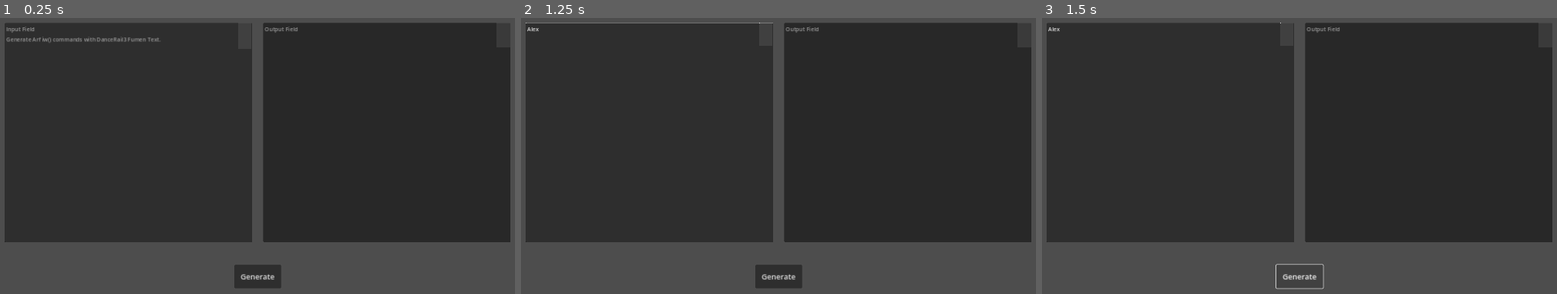
Above: before the commit, frames 1-3 (left to right).
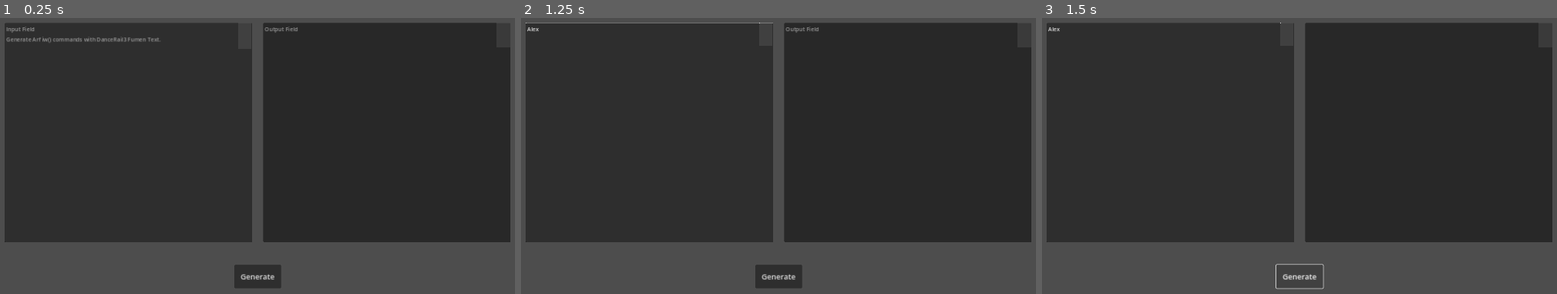
Above: after the commit, the same moments.

Repository: 1dealGas/Arf
Game: Godot game, scene res://Arf-iwlang/iwl.tscn
The game is run twice, just before and just after one commit, with the same random seed, the same clock (stepped at 60 frames per second) and the same inputs. This scene is started directly instead of the project's main scene.
Inputs (mouse positions are in pixels of both pictures, inside the frame that each line leads up to):
- Up to frame 1 (0.25 s): no input
- Up to frame 2 (1.25 s): click (649, 133) at 0.52 s; type "Alex" at 0.6 s
- Up to frame 3 (1.5 s): click "Generate" at 1.25 s

Frames 1-2 are identical in both runs. In frame 3, less than 0.1% of the frame differs, in the area x 51-58%, y 3-6%.
Error before the commit: Compile Error: Identifier not found: iwl (res://Arf-iwlang/iwl.tscn::GDScript_cm2iv:34)

Commit message:
0.54 Bugfix
How we deal with Godot's class loader, a piece of crap

Diff:
--- a/Arf-iwlang/iwl.tscn
+++ b/Arf-iwlang/iwl.tscn
@@ -10,9 +10,6 @@
 const RETURN:String = \"\\n\"
 const IW_DEFAULT:String = \"\\tiw(%s, 1, %s)\\n\"
 const IW_RADIUS:String = \"\\tiw(%s, 1, %s, 0, %s)\\n\"
-
-static var _sr:float = 1.0
-func _init(): _sr = scale_ratio
 
 class DRNote:
 	extends RefCounted
@@ -35,7 +32,7 @@
 			16: type = 10
 			_: type = 0
 		bartime = iarr[2]
-		pos = 8 + (iarr[3] + iarr[4]/2.0 - 8) * iwl._sr
+		pos = iarr[3] + iarr[4] / 2.0
 
 func sorter(a:DRNote, b:DRNote) -> bool:
 	if a.bartime <= b.bartime:
@@ -54,6 +51,8 @@
 		if lines[i].begins_with(\"<\"):
 
 			tmp = DRNote.new(lines[i])
+			if scale_ratio != 1.0: tmp.pos = 8 + (tmp.pos - 8) * scale_ratio
+
 			var tmpkey:int = int(tmp.pos*1009) + int(tmp.bartime*100003)
 			if not has.has(tmpkey):
 				has[tmpkey] = true
